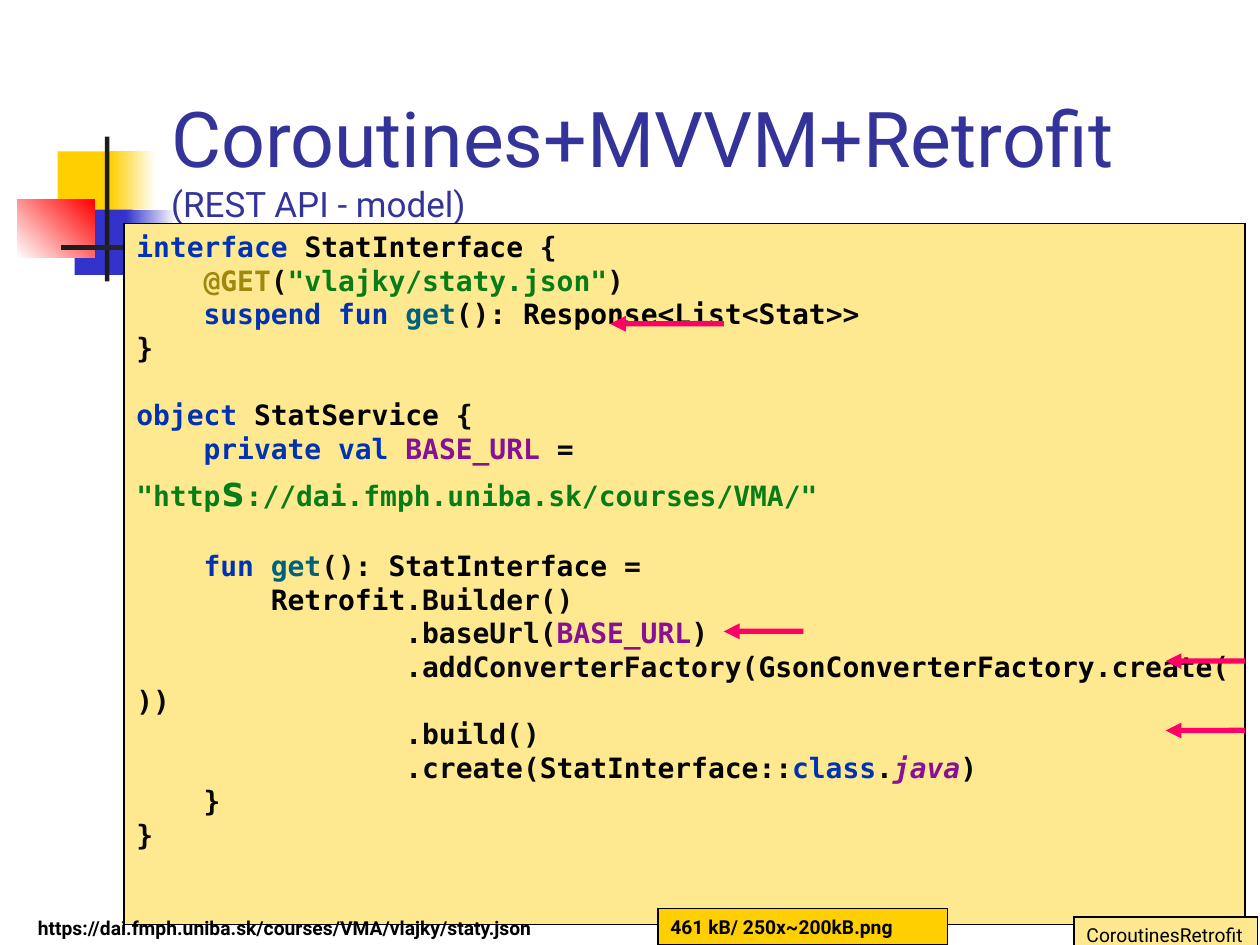
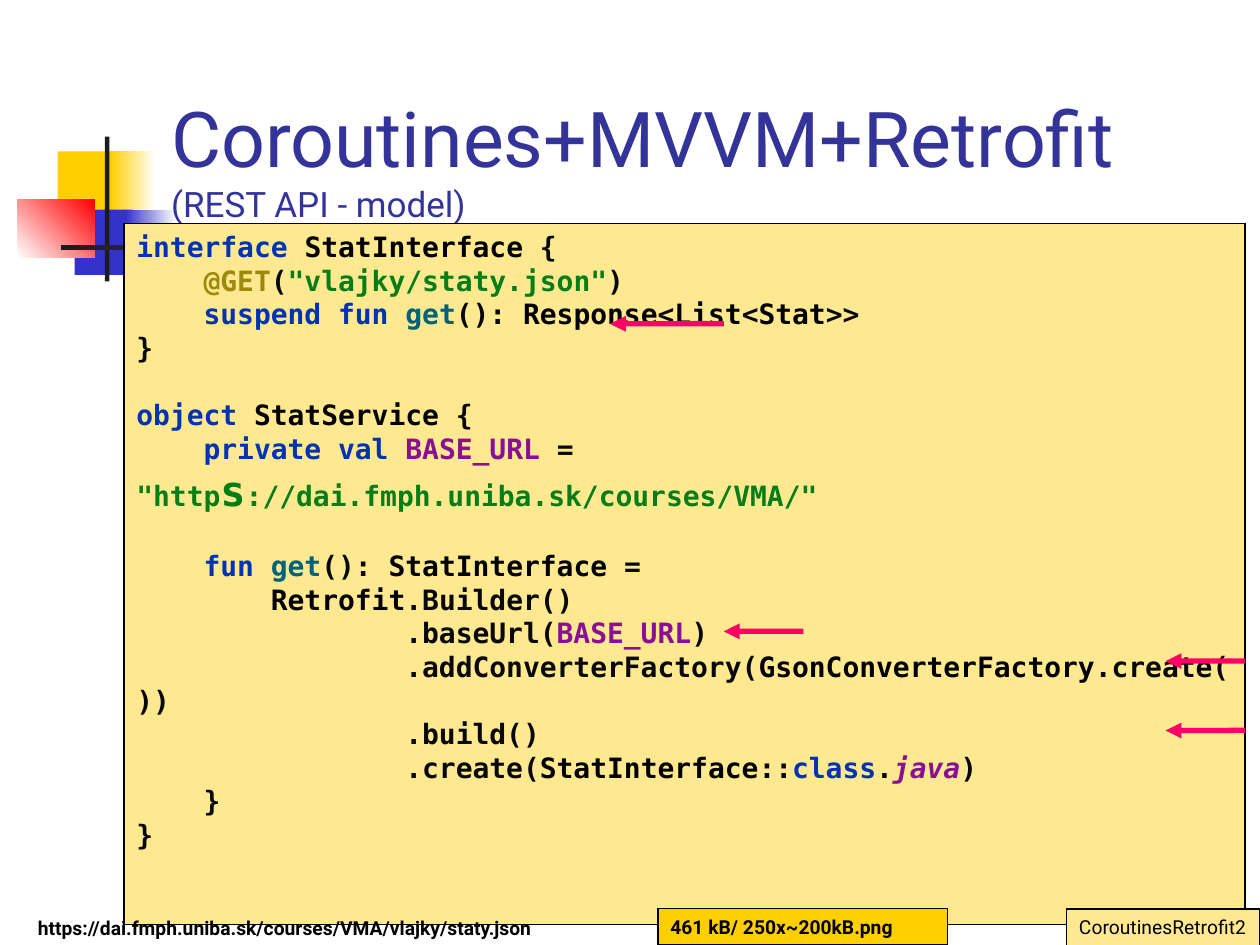
Before and after one commit to vmandro/Prednasky, a slide deck: slide 6 of 11/11_Android.ppt. Drawn at 1260x945 pixels with LibreOffice and Linux fonts; fonts in the diff are those of the drawing. Boxes give left, top, right and bottom in pixels: in the first picture for what was removed or moved away, otherwise in the second. Text is boxed around its words. In the diff, an @@ line names an element or a change of style, - is before the commit and + after.

```diff
--- a/11/11_Android.ppt
+++ b/11/11_Android.ppt
@@ rectangle added at bbox=[1067, 908, 1260, 945], fill #FFE990, outline #000000 0.74 pt, 11 pt, text #000000 @@
+CoroutinesRetrofit2
@@ rectangle removed at bbox=[1074, 917, 1257, 945] @@
-CoroutinesRetrofit
```
Also in this commit, not shown: 9 other slides changed, 35 slides removed, 2 other files.
